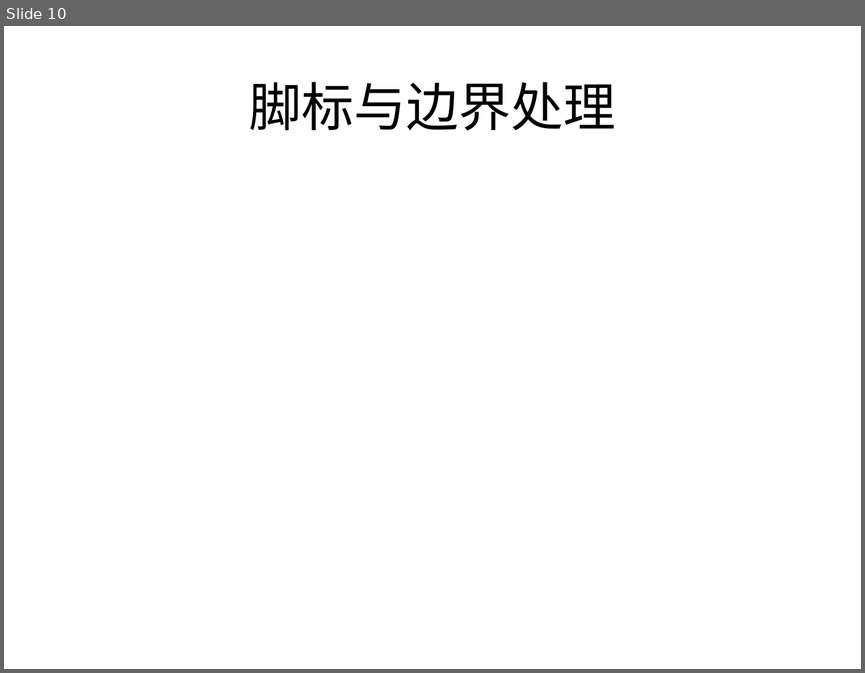
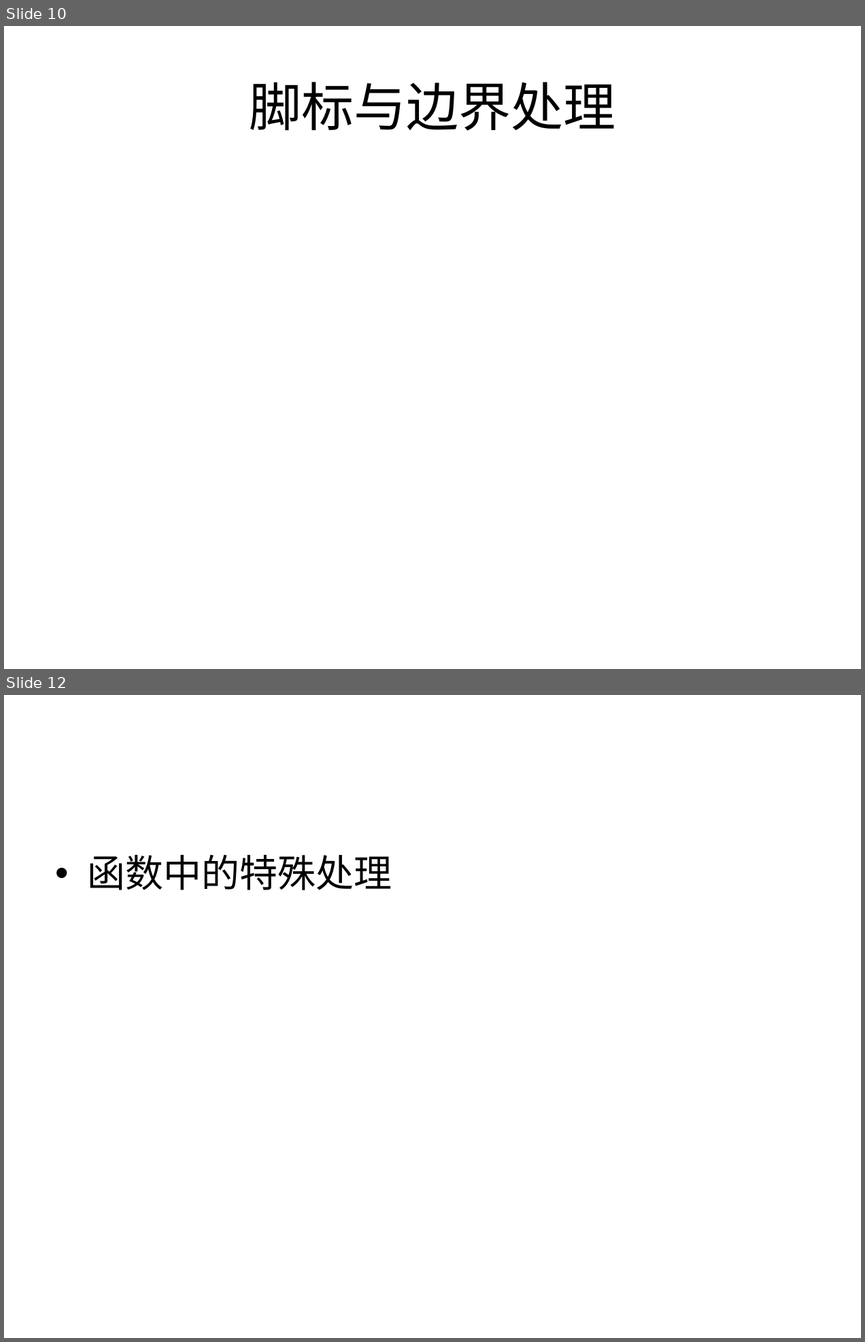
Before and after one commit to houjingbiao/leetcode, a slide deck: solutions/conclusion.ppt. Shown one above the other, each under a label of ours: slide 10 before the commit, slides 10 and 12 after it; the slides between them are not shown. The pictures are 865x673 and 865x1342 pixels, drawn with LibreOffice and Linux fonts; fonts in the diff are those of the drawing. Boxes give left, top, right and bottom in pixels: in the first picture for what was removed or moved away, otherwise in the second. Text is boxed around its words. In the diff, an @@ line names an element or a change of style, - is before the commit and + after.

```diff
--- a/solutions/conclusion.ppt
+++ b/solutions/conclusion.ppt
@@ slide 12 added at [4, 695, 861, 1338], background #FFFFFF @@
@@ text added at [88, 855, 392, 890], 32 pt, text #000000 @@
+• 函数中的特殊处理
```
Also in this commit, not shown: 3 other slides added, 1 other file.
